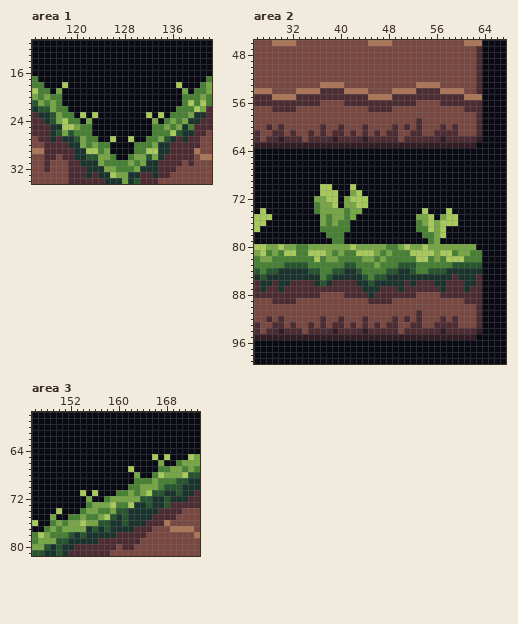
Pixel-art file, stored at tilemaps/platformer/platformer-grass-dirt-tiles.aseprite. The picture above is the old version.
512x512 pixels, 1 frame. Colours within 5 levels of each other are drawn and written as one. Shown: area 1: x 113..142, y 11..34; area 2: x 26..67, y 46..99; area 3: x 146..173, y 58..81.
After the commit:
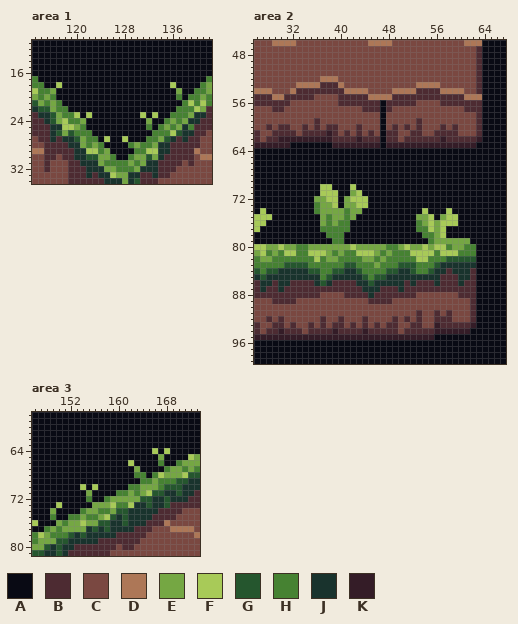
Palette (. is transparent): A #090a14  B #4d2b32  C #7a4841  D #ad7757  E #75a743  F #a8ca58  G #25562e  H #468232  J #19332d  K #341c27
The edit:
Changed rows in their new state; - is an unchanged pixel.
Area 1, layer "Plant Tiles":
first column x 116:
18 -FA-----------------FA-
19 EA-------------------EA
20 -A-------------------HA
23 ----FAFA-------FAFA----
24 -----EA---------EA-----
25 ------A---------HA-----
27 ---------FA-FA---------
28 ---------A---HE--------
Area 2, layer "Platform Tiles":
first column x 31:
 52 ------DDD--------
 53 --DDDDBBB--------
 54 -DBBBB-----------
 55 BB---CCCC--------
 56 -CCCCC---B------A
 57 CC-----------B--A
 58 ----------------A
 59 -----B----------A
 60 B--B-BCBBC--BC--A
 61 B--B-B-K-CBCBCBCA
 62 KKKKKKKKB---KB--A
 63 -AAAAAAA--------A
first column x 56:
 79 -EEEEE--
 80 FFH--HH-
 81 H--FHH-A
 82 H-GGGGGA
 83 GJJJJJJA
 84 JJB---BA
 85 -BB---BA
 86 -B--JBBA
 87 -B---B-A
 88 -CCC---A
 89 -----C-A
 90 ------BA
 91 B-B---BA
 92 B-BC--BA
 93 K---BBKA
 94 K-KKKKAA
 95 AAAAAAA-
Area 3, layer "Plant Tiles":
first column x 149:
64 -----------------F-F
65 -----------------AEA
66 -------------F----H-
67 -------------AE---A-
68 --------------HH----
69 --------------A-----
70 -----F-F------------
71 -----AEA------------
72 ------H-------------
73 -F----A-------------
74 EA------------------
75 H-------------------
76 A-------------------
Pixel boxes of the changes (left, top, right, bottom) in both pictures:
changed: (50, 82, 188, 148)
changed: (284, 76, 386, 148)
changed: (434, 238, 482, 340)
changed: (128, 448, 170, 484)
changed: (50, 484, 98, 526)
